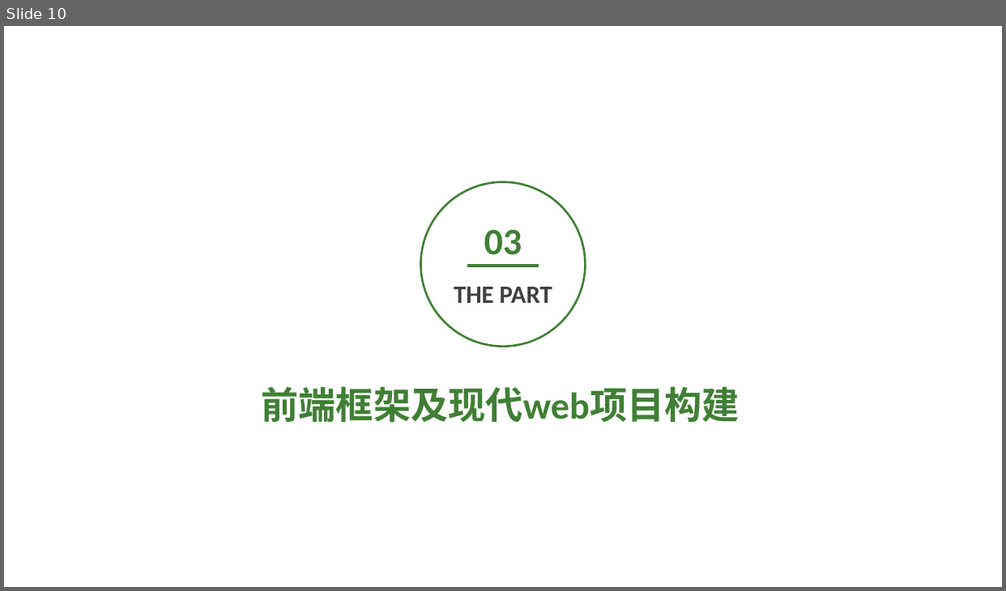
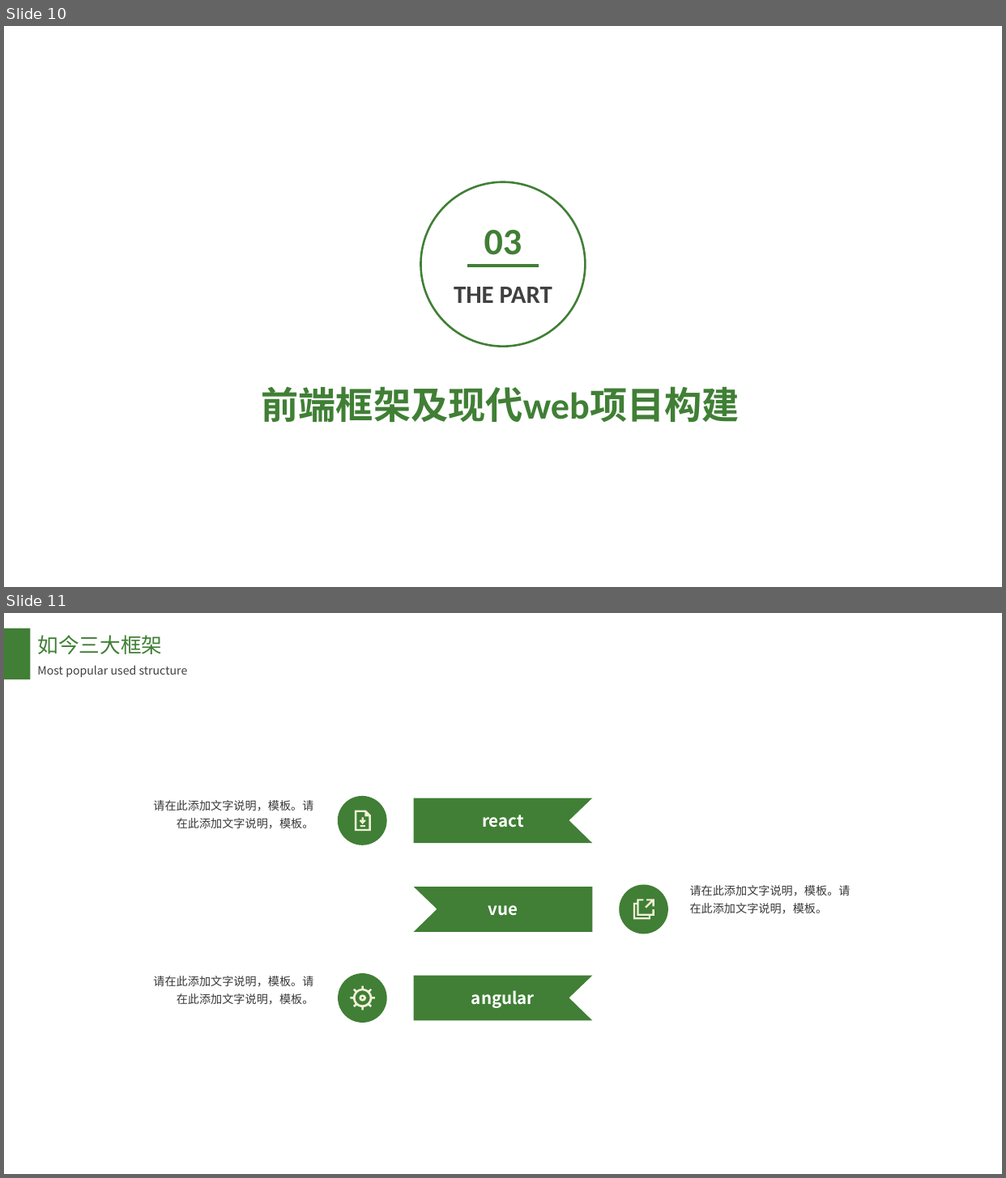
Before and after one commit to heyunjiang/heyunjiang.github.io, a slide deck: summary/技术文章/用友前端基础分享.pptx. Shown one above the other, each under a label of ours: slide 10 before the commit, slides 10 and 11 after it. The pictures are 1006x591 and 1006x1178 pixels, drawn with LibreOffice and Linux fonts; fonts in the diff are those of the drawing; background and template pictures are left out. Boxes give left, top, right and bottom in pixels: in the first picture for what was removed or moved away, otherwise in the second. Text is boxed around its words. In the diff, an @@ line names an element or a change of style, - is before the commit and + after.

```diff
--- a/summary/技术文章/用友前端基础分享.pptx
+++ b/summary/技术文章/用友前端基础分享.pptx
@@ slide 11 added at bbox=[4, 613, 1002, 1174], background #CCE8CF @@
@@ rectangle added at bbox=[4, 628, 30, 679], fill #407F35 @@
@@ text added at bbox=[37, 635, 162, 654], 20 pt, text #407F35 @@
+如今三大框架
@@ text added at bbox=[37, 665, 188, 678], 11 pt, text #404040 @@
+Most popular used structure
@@ text added at bbox=[153, 800, 314, 829], 11 pt, text #3B3838 @@
+请在此添加文字说明，模板。请在此添加文字说明，模板。
@@ ellipse added at bbox=[338, 796, 387, 845], fill #407F35 @@
@@ freeform shape added at bbox=[414, 798, 592, 843], fill #407F35 @@
@@ freeform shape added at bbox=[355, 811, 372, 832], fill #F0F0D8 @@
@@ freeform shape added at bbox=[360, 817, 365, 824], fill #F0F0D8 @@
@@ rectangle added at bbox=[360, 825, 365, 827], fill #F0F0D8 @@
@@ text added at bbox=[482, 815, 524, 828], 16 pt, text #CCE8CF, bold @@
+react
@@ freeform shape added at bbox=[414, 887, 592, 932], fill #407F35 @@
@@ ellipse added at bbox=[620, 884, 669, 934], fill #407F35 @@
@@ freeform shape added at bbox=[633, 899, 654, 919], fill #F0F0D8 @@
@@ freeform shape added at bbox=[645, 899, 654, 908], fill #F0F0D8 @@
@@ text added at bbox=[690, 885, 850, 914], 11 pt, text #3B3838 @@
+请在此添加文字说明，模板。请在此添加文字说明，模板。
@@ text added at bbox=[488, 905, 518, 916], 16 pt, text #CCE8CF, bold @@
+vue
@@ text added at bbox=[153, 976, 314, 1005], 11 pt, text #3B3838 @@
+请在此添加文字说明，模板。请在此添加文字说明，模板。
@@ ellipse added at bbox=[338, 973, 387, 1023], fill #407F35 @@
@@ freeform shape added at bbox=[414, 976, 592, 1021], fill #407F35 @@
@@ freeform shape added at bbox=[351, 986, 375, 1011], fill #F0F0D8 @@
@@ freeform shape added at bbox=[359, 995, 366, 1002], fill #F0F0D8 @@
@@ text added at bbox=[471, 990, 535, 1008], 16 pt, text #CCE8CF, bold @@
+angular
```
Also in this commit, not shown: 1 slide changed, 2 other files.
